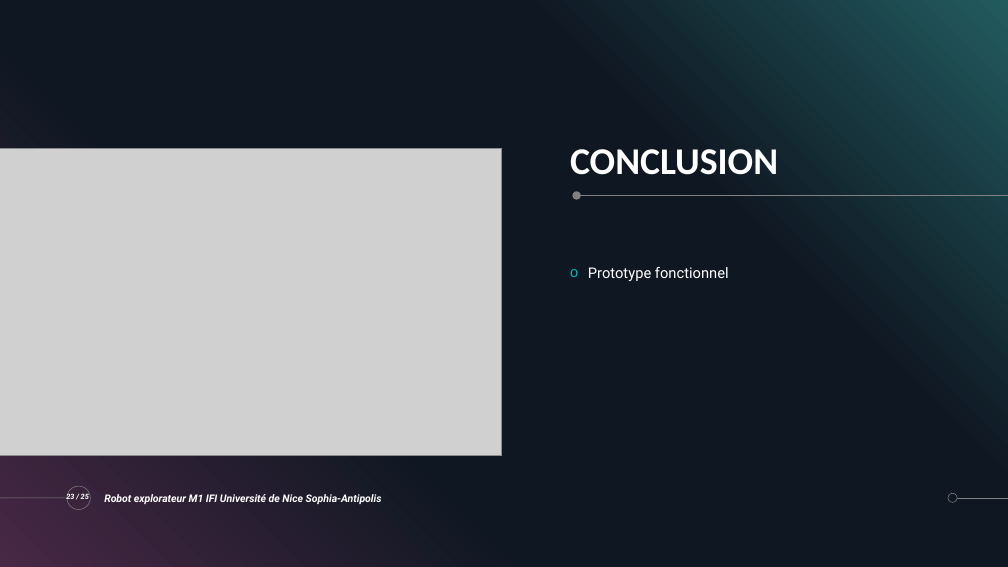
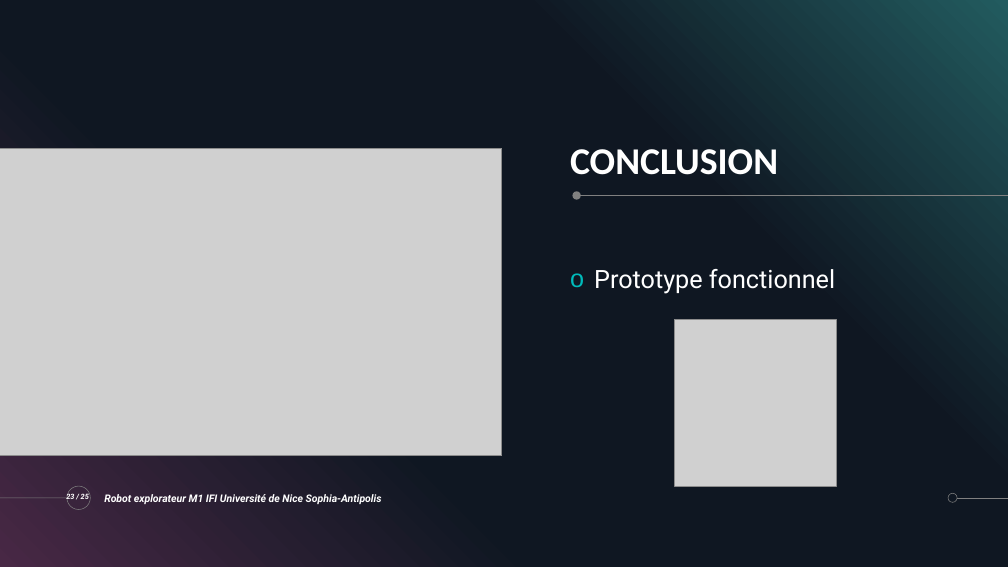
Before and after one commit to ChloeMaccarinelli/TER_M1_S2, a slide deck: slide 23 of doc/Diapo_LOTFI_MACCARINELLI_MARION.pptx. Drawn at 1008x567 pixels with LibreOffice and Linux fonts; fonts in the diff are those of the drawing; grey boxes stand for pictures. Boxes give left, top, right and bottom in pixels: in the first picture for what was removed or moved away, otherwise in the second. Text is boxed around its words. In the diff, an @@ line names an element or a change of style, - is before the commit and + after.

Commit message:
diapo

```diff
--- a/doc/Diapo_LOTFI_MACCARINELLI_MARION.pptx
+++ b/doc/Diapo_LOTFI_MACCARINELLI_MARION.pptx
@@ text "Prototype fonctionnel" at (594, 269, 835, 294): size 14 to 24 pt @@
@@ picture added at (675, 319, 837, 486) @@
```
